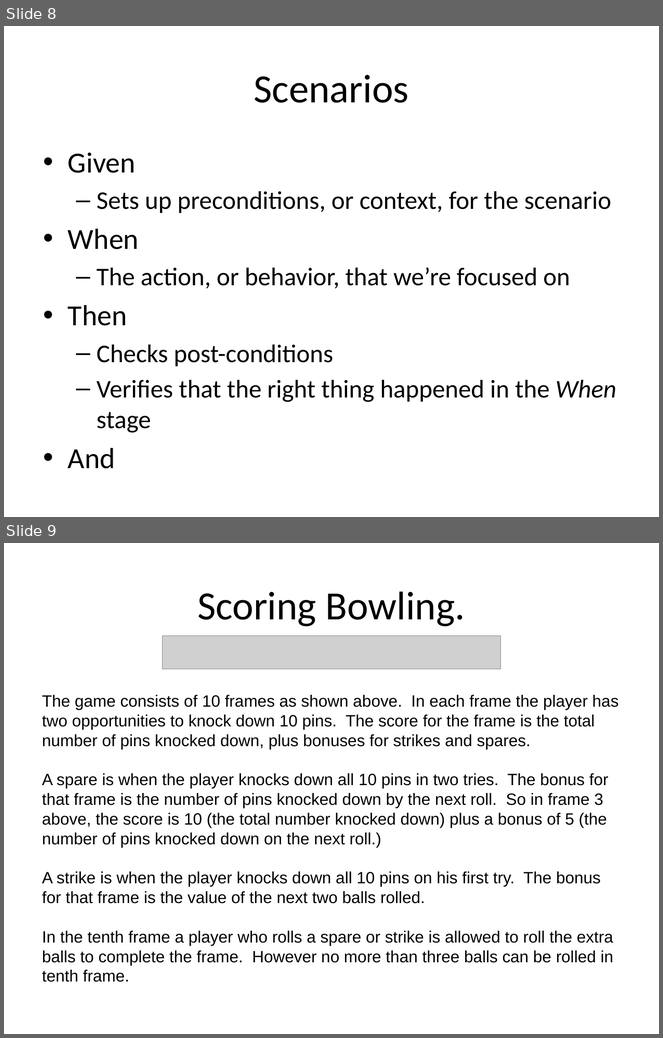
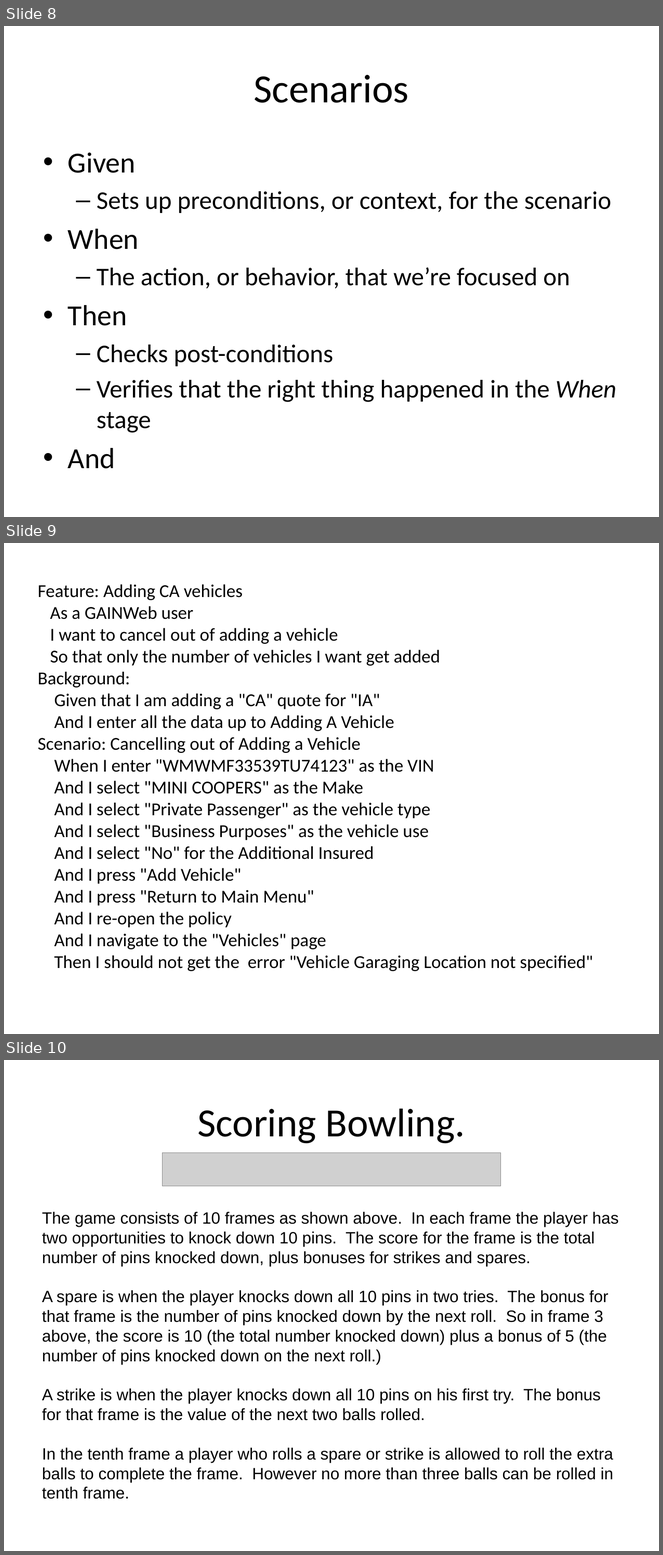
Before and after one commit to shawnewallace/Katas, a slide deck: Presentations/BDD Lunch & Learn.pptx. Shown one above the other, each under a label of ours: slides 8 and 9 before the commit, slides 8, 9 and 10 after it. The pictures are 663x1038 and 663x1555 pixels, drawn with LibreOffice and Linux fonts; fonts in the diff are those of the drawing; grey boxes stand for pictures. Boxes give left, top, right and bottom in pixels: in the first picture for what was removed or moved away, otherwise in the second. Text is boxed around its words. In the diff, an @@ line names an element or a change of style, - is before the commit and + after.

```diff
--- a/Presentations/BDD Lunch & Learn.pptx
+++ b/Presentations/BDD Lunch & Learn.pptx
@@ slide 9 added at [4, 543, 659, 1034], background #FFFFFF @@
@@ text added at [38, 584, 593, 971], 20 pt, text #000000 @@
+Feature: Adding CA vehicles
+As a GAINWeb user
+I want to cancel out of adding a vehicle
+So that only the number of vehicles I want get added
+Background:
+Given that I am adding a "CA" quote for "IA"
+And I enter all the data up to Adding A Vehicle
+Scenario: Cancelling out of Adding a Vehicle
+When I enter "WMWMF33539TU74123" as the VIN
+And I select "MINI COOPERS" as the Make
+And I select "Private Passenger" as the vehicle type
+And I select "Business Purposes" as the vehicle use
+And I select "No" for the Additional Insured
+And I press "Add Vehicle"
+And I press "Return to Main Menu"
+And I re-open the policy
+And I navigate to the "Vehicles" page
+Then I should not get the error "Vehicle Garaging Location not specified"
@@ what was slide 9 is now slide 10 @@
```
Also in this commit, not shown: 1 other slide added.
